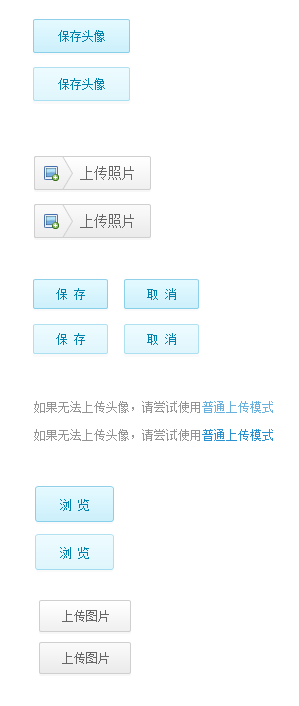
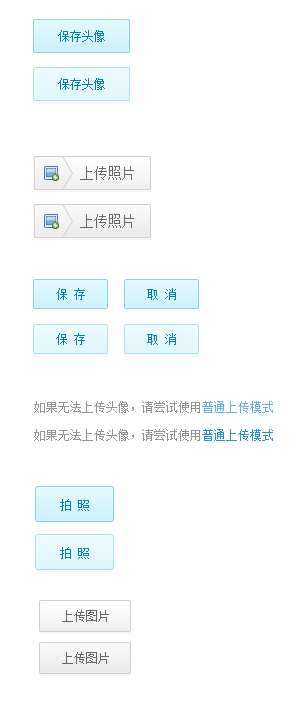
Before/after of a 299 × 706 layered artwork. What changed in the layer stack:
renamed "浏 览 副本 2" to "拍 照", painted on it over [60, 547, 89, 559]
renamed "浏 览 副本" to "拍 照", painted on it over [60, 499, 89, 511]
